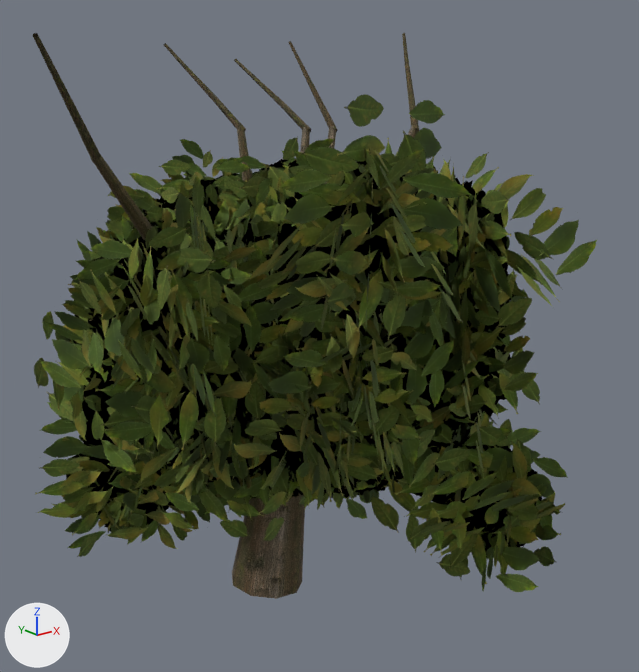
A saved change to the glTF model assets/models/tree/plane_4.glb.
Before and after are seen from a 50 mm lens placed at (-9.4, -12.55, 10.5), pointed at (0.89, 0.31, 5.36). The lights are fixed; the arrows at lower left show +X, +Y and +Z. The picture after the commit comes second. Where no turn or scale is listed for an object, it has been applied to the vertices. Vertices at exactly the same position are counted once.
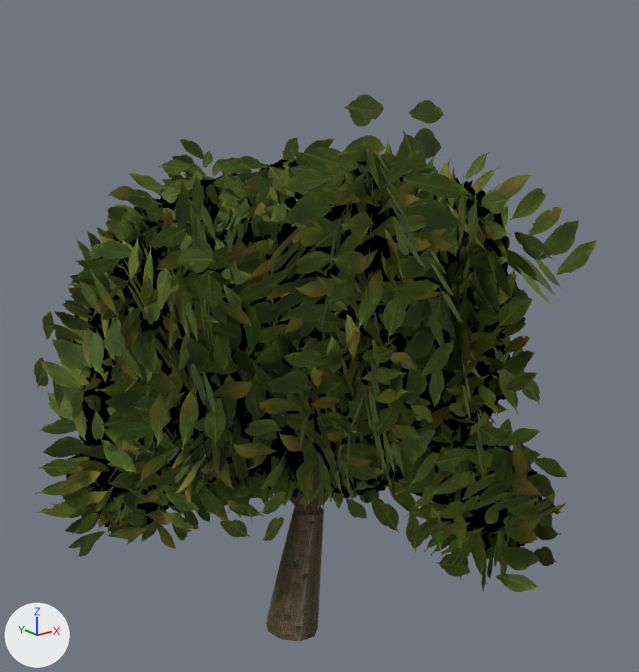
Where the newer file only moved an object's origin or applied its transform, the numbers keep the older frame.

The change, as a list of edits to the scene's bpy script:
```text
Change me_woodmesh:
    used by ob_plane; location = (-5.0, 6.07, 0.12)
    remove me_woodmesh.from_pydata(...)  # 4445 vertices, 2914 faces; spans x 0.0..10.89, y -10.93..0.0, z 0.0..10.93
    add me_woodmesh.from_pydata(...)  # 4440 vertices, 2914 faces; spans x 0.0..10.89, y -10.93..0.0, z -0.82..10.02
    me_woodmesh part 1: the loose piece of 28 vertices spanning x 0.0..1.53, y -7.56..-5.87, z 8.86..10.69 is scaled about its middle by 0.734, then moved by (1.23, -0.29, -3.42)
    me_woodmesh part 2: the loose piece of 80 vertices spanning x 4.88..8.47, y -5.91..-3.02, z 3.24..8.97 is scaled about its middle by 0.734, then moved by (-0.34, -0.89, -2.44)
    me_woodmesh part 3: the loose piece of 28 vertices spanning x 8.98..10.19, y -5.09..-3.4, z 8.88..10.93 is multiplied about its middle by the matrix ((0.657, -0.328, 0.001), (0.328, 0.656, 0.026), (-0.012, -0.022, 0.734)), then moved by (-1.89, 0.57, -3.54)
    me_woodmesh part 4: the loose piece of 28 vertices spanning x 7.6..8.09, y -2.74..-0.41, z 8.78..10.39 is scaled about its middle by 0.734, then moved by (-0.65, -1.65, -3.37)
    me_woodmesh part 5: a new loose piece of 81 vertices spanning x 2.42..5.61, y -6.53..-5.95, z 1.56..5.81, in mat_bark
    me_woodmesh part 6: a new loose piece of 81 vertices spanning x 5.01..8.16, y -6.37..-5.66, z 1.56..5.83, in mat_bark
    me_woodmesh part 7: a new loose piece of 36 vertices spanning x 4.38..5.6, y -6.58..-5.52, z -0.82..1.91, in mat_bark
    me_woodmesh part 8: the loose piece of 30 vertices spanning x 5.98..6.87, y -1.99..0.0, z 8.8..10.72 is deleted
    me_woodmesh part 9: the loose piece of 29 vertices spanning x 8.3..8.7, y -3.22..-1.15, z 8.8..10.78 is deleted
    me_woodmesh part 10: 362 vertices removed from x 1.35..9.15, y -6.14..-1.8, z 0.0..9.05
    other edits to the shape of me_woodmesh do not show in these pictures
```

Location of each change, [x1, y1, x2, y2] in pixels of the pictures (639 x 672 px; the box of a moved part takes in the faces that stretch with it):
'plane', reshaped
    before: [33, 33, 598, 599]
    after: [34, 94, 598, 641]
part 1 of me_woodmesh, moved or reshaped (not visible afterwards)
    before: [33, 33, 101, 163]
part 2 of me_woodmesh, moved or reshaped (not visible afterwards)
    before: [326, 126, 336, 183]
part 3 of me_woodmesh, moved or reshaped (not visible afterwards)
    before: [402, 33, 419, 133]
part 4 of me_woodmesh, moved or reshaped (not visible afterwards)
    before: [234, 59, 311, 132]
part 5 of me_woodmesh, added
    after: [289, 490, 323, 514]
part 6 of me_woodmesh, added (mostly hidden)
    after: [297, 489, 327, 513]
part 7 of me_woodmesh, added (brown)
    after: [266, 506, 324, 641]
part 8 of me_woodmesh, deleted
    before: [164, 43, 246, 131]
part 9 of me_woodmesh, deleted
    before: [289, 41, 337, 132]
part 10 of me_woodmesh, deleted (mostly hidden)
    before: [92, 125, 419, 599]
